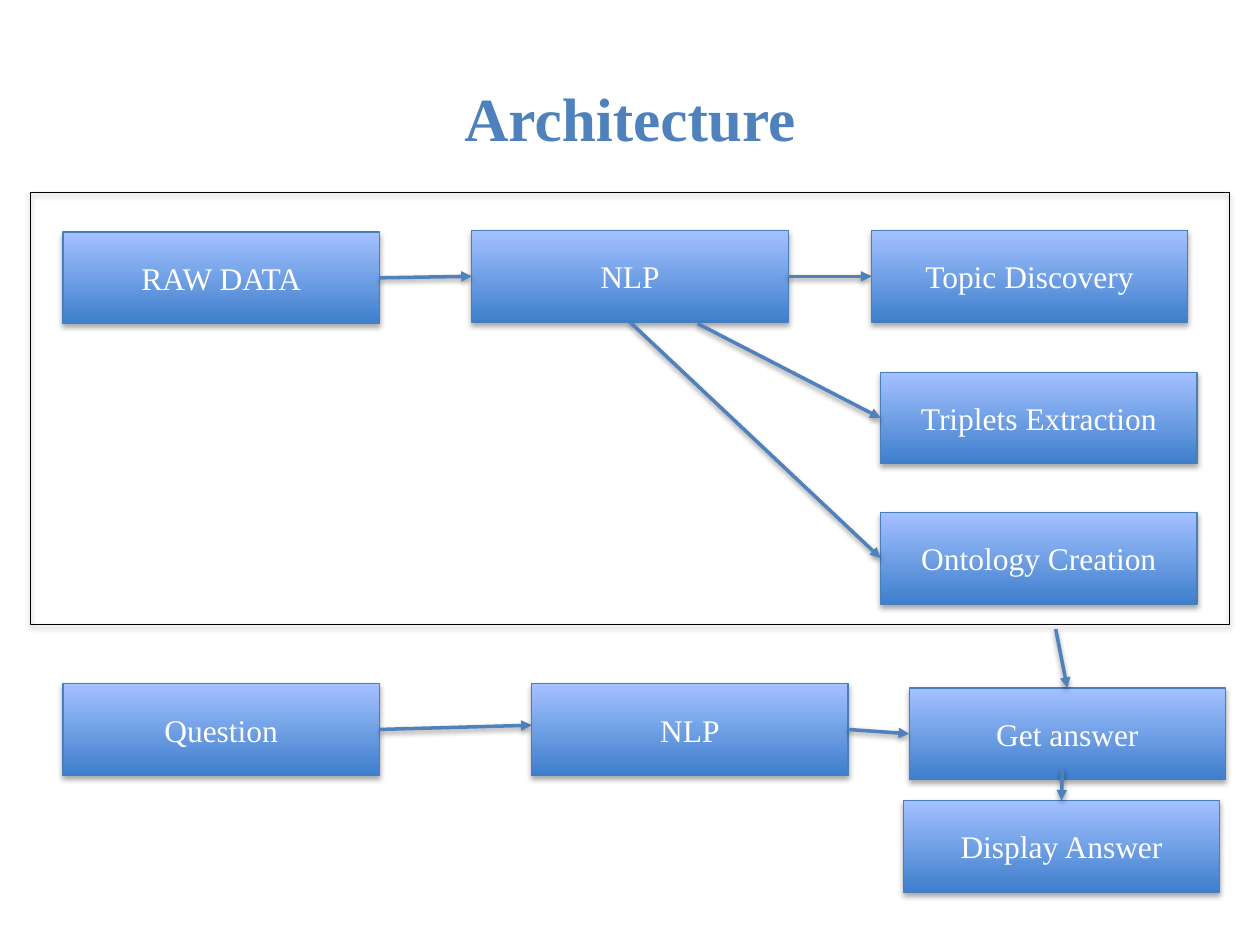
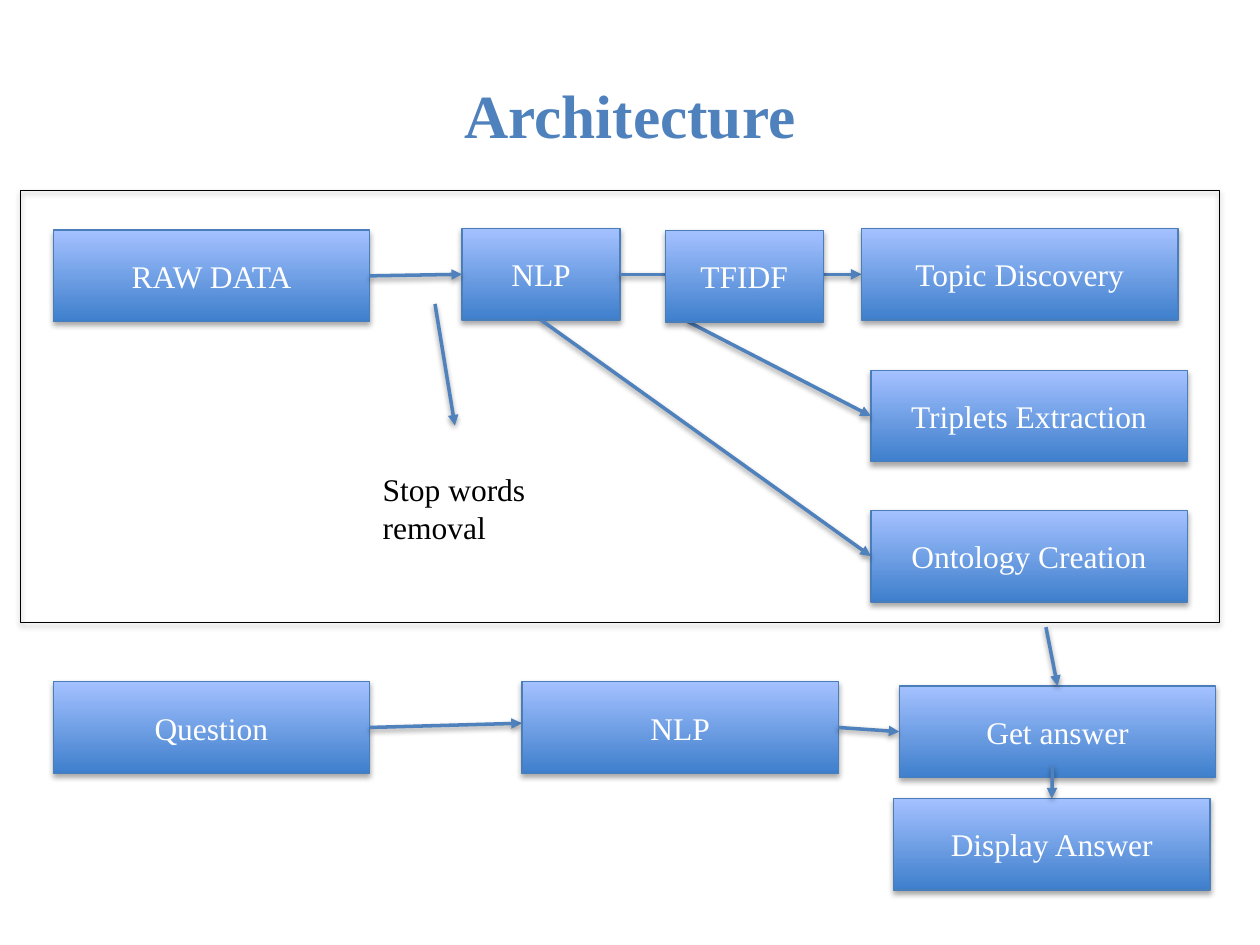
Before and after one commit to rashmitripathi/CS5560RashmiLab_knowledge_discovery_mgmt, a slide deck: slide 6 of KDM Project/documentation/KDM Presentation.pptx. Drawn at 1260x945 pixels with LibreOffice and Linux fonts; fonts in the diff are those of the drawing; background and template pictures are left out. Boxes give left, top, right and bottom in pixels: in the first picture for what was removed or moved away, otherwise in the second. Text is boxed around its words. In the diff, an @@ line names an element or a change of style, - is before the commit and + after.

```diff
--- a/KDM Project/documentation/KDM Presentation.pptx
+++ b/KDM Project/documentation/KDM Presentation.pptx
@@ rectangle "NLP": place and size @@
-rectangle "NLP" at (471,231,788,323)
+rectangle "NLP" at (462,228,621,320)
@@ rectangle added at (665,231,824,323), fill gradient #3F80CE to #A4C4FF, outline #4B7EBC 0.75 pt, 18 pt, text #FFFFFF @@
+TFIDF
@@ arrow moved from (789, 276) - (872, 276) to (620, 275) - (862, 275) @@
@@ arrow added from (435, 304) to (455, 426), #4F81BD 2 pt @@
@@ arrow moved from (630, 323) - (881, 558) to (541, 320) - (871, 556) @@
@@ text added at (383,479,525,540), 18 pt, text #000000 @@
+Stop words removal
@@ 4 rectangles, 3 arrows: place and size @@
-4 rectangles, 3 arrows at (30,193,1230,780)
+4 rectangles, 3 arrows at (20,190,1220,777)
@@ 5 rectangles, 3 arrows: place and size @@
-5 rectangles, 3 arrows at (63,232,1220,892)
+5 rectangles, 3 arrows at (53,231,1210,891)
```
Also in this commit, not shown: 4 other slides changed, 1 slide added.
